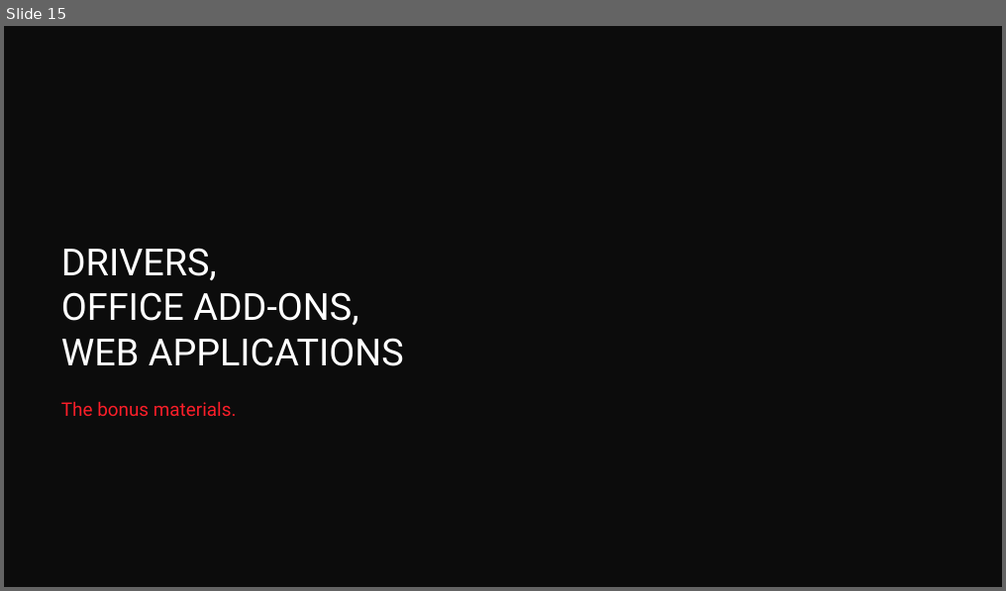
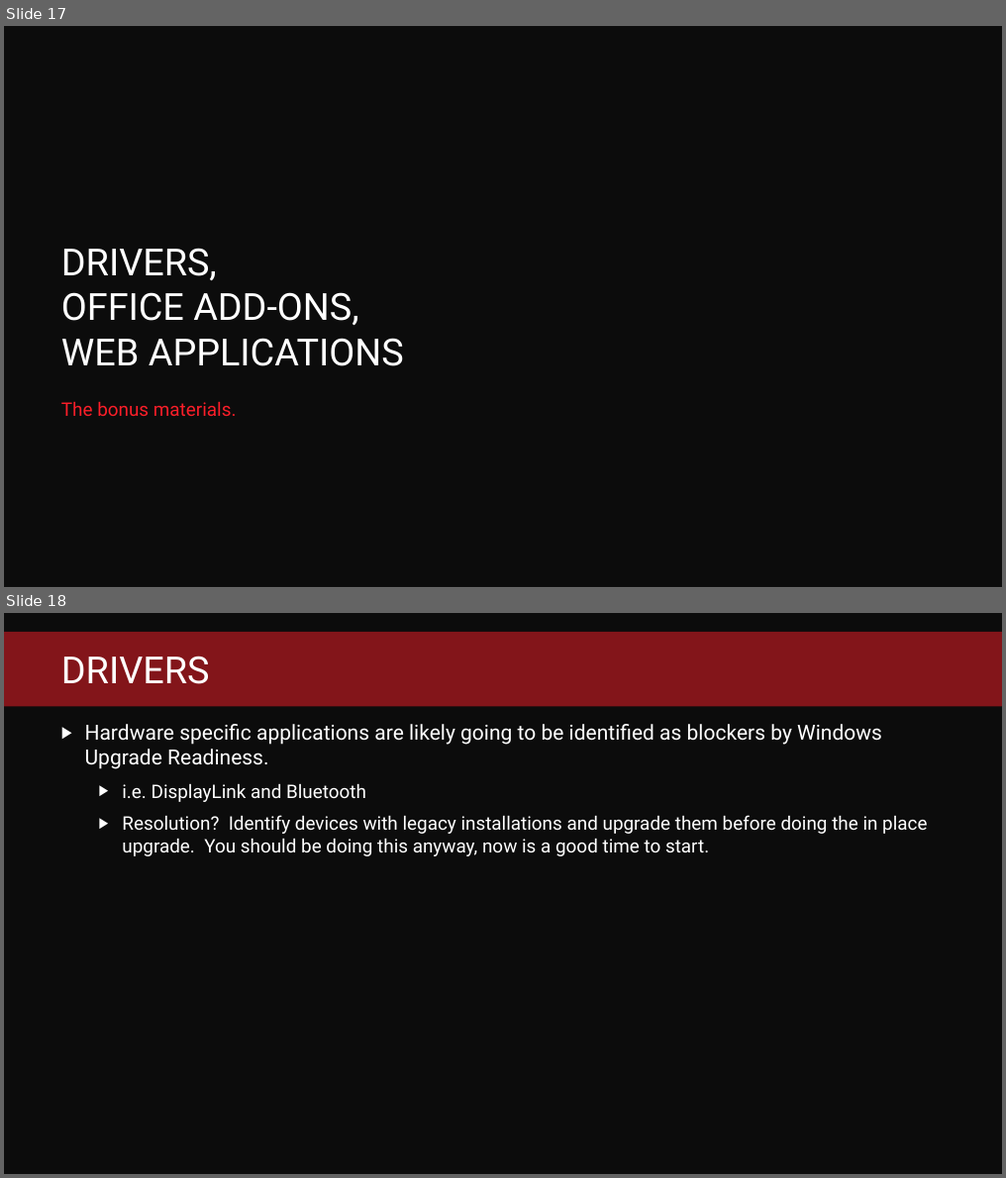
Before and after one commit to fredbainbridge/WindowsUpgradeReadiness, a slide deck: MMS 2017 - Windows Upgrade Readiness.pptx. Shown one above the other, each under a label of ours: slide 15 before the commit, slides 17 and 18 after it. The pictures are 1006x591 and 1006x1178 pixels, drawn with LibreOffice and Linux fonts; fonts in the diff are those of the drawing; background and template pictures are left out. Boxes give left, top, right and bottom in pixels: in the first picture for what was removed or moved away, otherwise in the second. Text is boxed around its words. In the diff, an @@ line names an element or a change of style, - is before the commit and + after.

Commit message:
added windows upgrade tips

```diff
--- a/MMS 2017 - Windows Upgrade Readiness.pptx
+++ b/MMS 2017 - Windows Upgrade Readiness.pptx
@@ slide 18 added at <box>4,613,1002,1174</box>, background #0C0C0C @@
@@ rectangle added at <box>4,632,1002,707</box>, fill #FB1E29 at 50% opacity @@
@@ title added at <box>61,656,210,684</box>, 36 pt, text #FFFFFF @@
+DRIVERS
@@ text added at <box>85,724,927,857</box>, 18 pt, text #FFFFFF @@
+▶ Hardware specific applications are likely going to be identified as blockers by Windows Upgrade Readiness.
+  ▶ i.e. DisplayLink and Bluetooth
+  ▶ Resolution? Identify devices with legacy installations and upgrade them before doing the in place upgrade. You should be doing this anyway, now is a good time to start.
@@ what was slide 15 is now slide 17 @@
```
Also in this commit, not shown: 2 slides changed, 2 other slides added.
